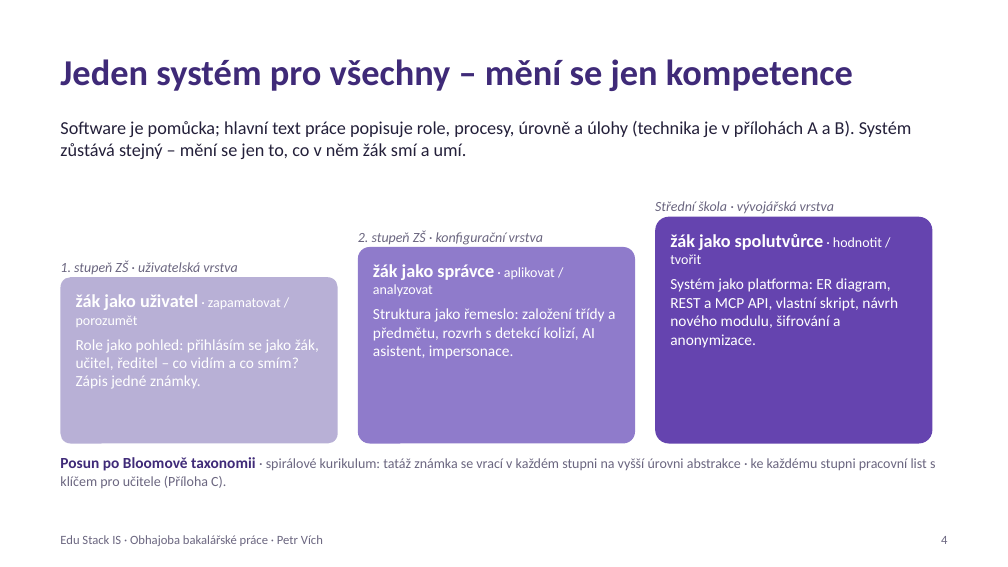
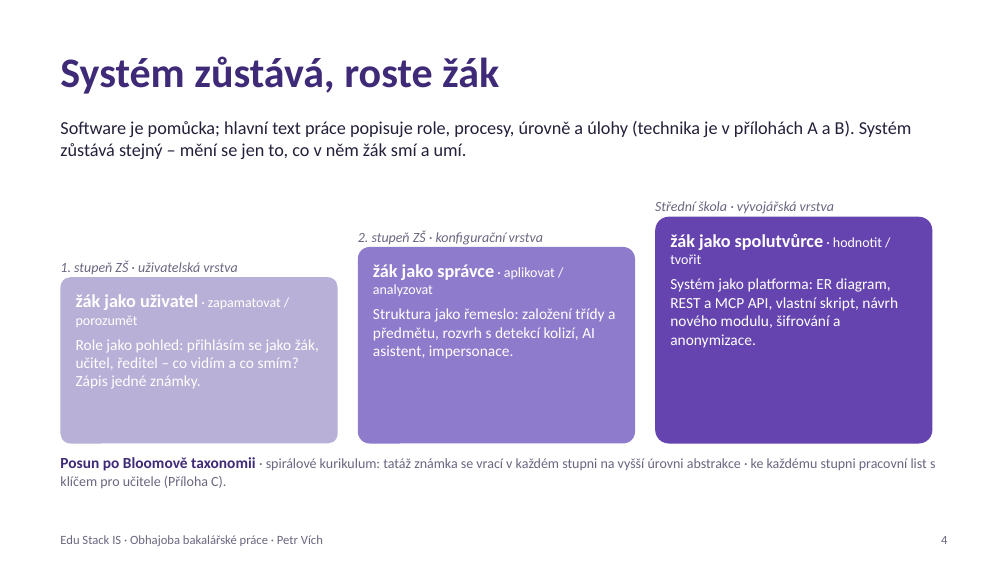
Before and after one commit to edustack-is/is-edustack-prezentace, a slide deck: slide 4 of obhajoba-edustack.pptx. Drawn at 1008x567 pixels with LibreOffice and Linux fonts; fonts in the diff are those of the drawing. Boxes give left, top, right and bottom in pixels: in the first picture for what was removed or moved away, otherwise in the second. Text is boxed around its words. In the diff, an @@ line names an element or a change of style, - is before the commit and + after.

```diff
--- a/obhajoba-edustack.pptx
+++ b/obhajoba-edustack.pptx
@@ text at <box>60,56,499,94</box>: text changed; size 26 to 30 pt @@
-Jeden systém pro všechny – mění se jen kompetence
+Systém zůstává, roste žák
```
Also in this commit, not shown: 9 other files.
